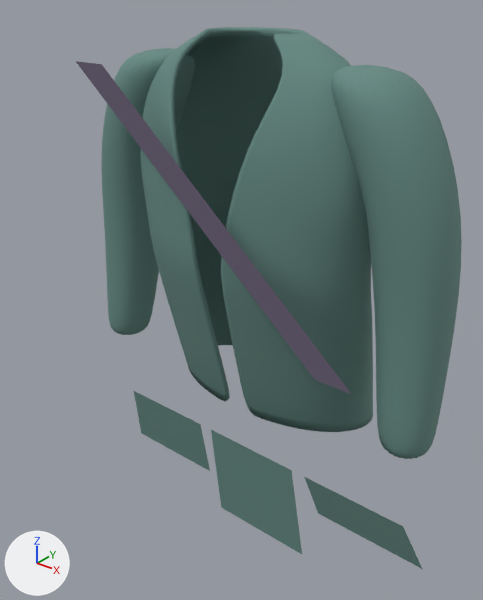
A saved change to the glTF model assets/models/looks/child_party.glb.
One viewpoint serves both versions: a 50 mm lens placed at (0.368, -0.476, 0.934), pointed at (-0.002, -0.014, 0.647). Arrows for +X, +Y and +Z are at lower left; the lights stay in place. The picture after the commit comes second. Vertices at exactly the same position are counted once.

The first picture shows 'Outfit_Party_Hem', 'Outfit_Party_Hem.001', 'Outfit_Party_Hem.002', 'Outfit_Party_Sash', 'Outfit_Party_Sleeve', 'Outfit_Party_Sleeve.001', 'Outfit_Party_Wrap'.
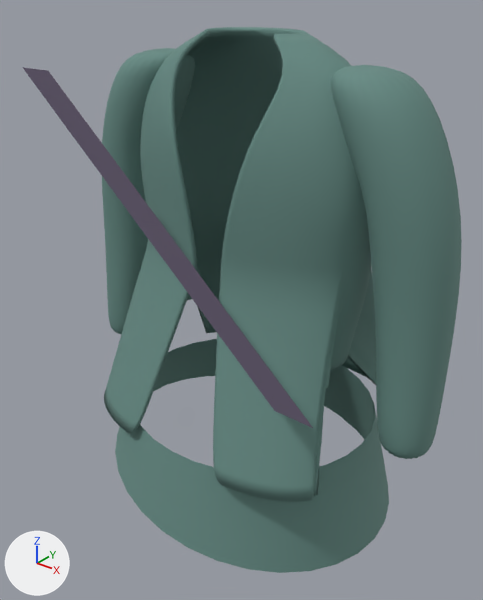
The edits, one by one:
me_outfit_party_hem is used by ob_outfit_party_hem; location (0.0, 0.0, 0.0).
me_outfit_party_hem had 48 vertices, 70 faces and spanned x -0.1216..-0.0141, y -0.0655..-0.0515, z 0.4521..0.5225.
me_outfit_party_hem now has 256 vertices, 448 faces and spans x -0.1586..0.1586, y -0.1407..0.1407, z 0.424..0.5295.
me_outfit_party_hem part 1: 48 vertices removed from x -0.1216..-0.0141, y -0.0655..-0.0515, z 0.4521..0.5225; 256 vertices added at x -0.1586..0.1586, y -0.1407..0.1407, z 0.424..0.5295.
me_outfit_party_sash is used by ob_outfit_party_sash; location (0.0, 0.0, 0.0).
me_outfit_party_sash had 80 vertices, 120 faces and spanned x -0.144..0.158, y -0.074, z 0.635..0.865.
me_outfit_party_sash now has 80 vertices, 120 faces and spans x -0.144..0.158, y -0.13, z 0.635..0.865.
me_outfit_party_sash part 2: the whole mesh is moved by (0.0, -0.056, 0.0).
me_outfit_party_wrap is used by ob_outfit_party_wrap; location (0.0, 0.0, 0.0).
me_outfit_party_wrap had 9650 vertices, 19296 faces and spanned x -0.127..0.127, y -0.066..0.108, z 0.522..0.893.
me_outfit_party_wrap now has 9650 vertices, 19296 faces and spans x -0.137..0.137, y -0.121..0.125, z 0.522..0.893.
me_outfit_party_wrap part 3: 3088 of 9650 vertices moved; they spanned x -0.121..0.121, y -0.061..0.108, z 0.522..0.676 and now span x -0.137..0.137, y -0.121..0.125, z 0.522..0.684; mean shift (0.0, -0.025, 0.014); largest move (-0.023, -0.02, 0.523) -> (-0.061, -0.121, 0.523).
Object 'Outfit_Party_Hem.001' (ob_outfit_party_hem_001) is deleted.
Object 'Outfit_Party_Hem.002' (ob_outfit_party_hem_002) is deleted.

Boxes (x1, y1, x2, y2) around the edits, measured in the pictures (483 x 600 px; the box of a moved part takes in the faces that stretch with it):
'Outfit_Party_Wrap', reshaped (17% wider, 17% taller)
    before: (140, 27, 373, 432)
    after: (104, 27, 376, 502)
'Outfit_Party_Hem', reshaped (257% wider, 190% taller)
    before: (134, 391, 210, 471)
    after: (115, 339, 389, 573)
'Outfit_Party_Sash', moved
    before: (76, 61, 352, 395)
    after: (22, 67, 313, 428)
'Outfit_Party_Hem.001', deleted (cyan)
    before: (211, 430, 302, 554)
'Outfit_Party_Hem.002', deleted (cyan)
    before: (305, 477, 422, 569)
part 3 of me_outfit_party_wrap, moved or reshaped
    before: (150, 216, 373, 432)
    after: (104, 216, 376, 502)
